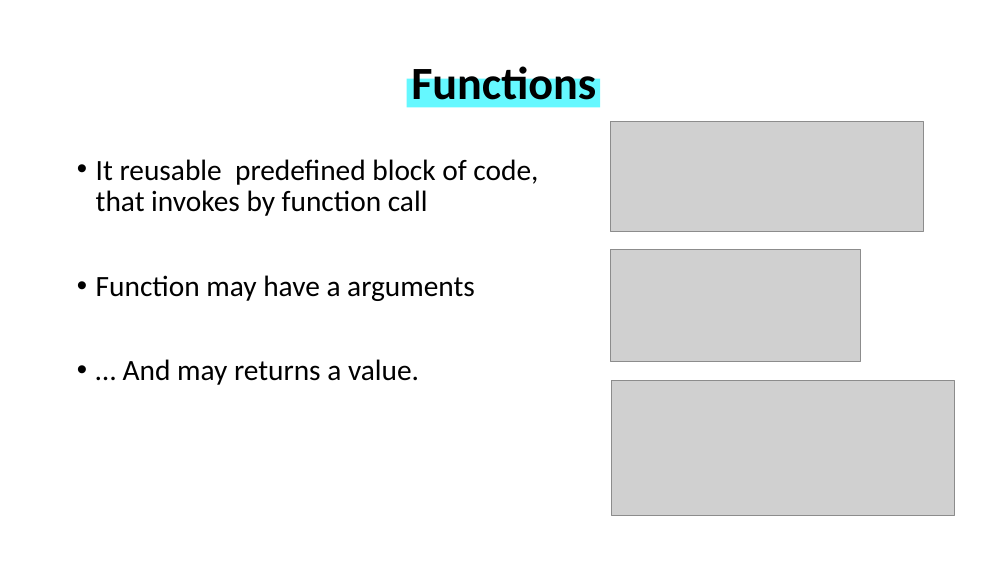
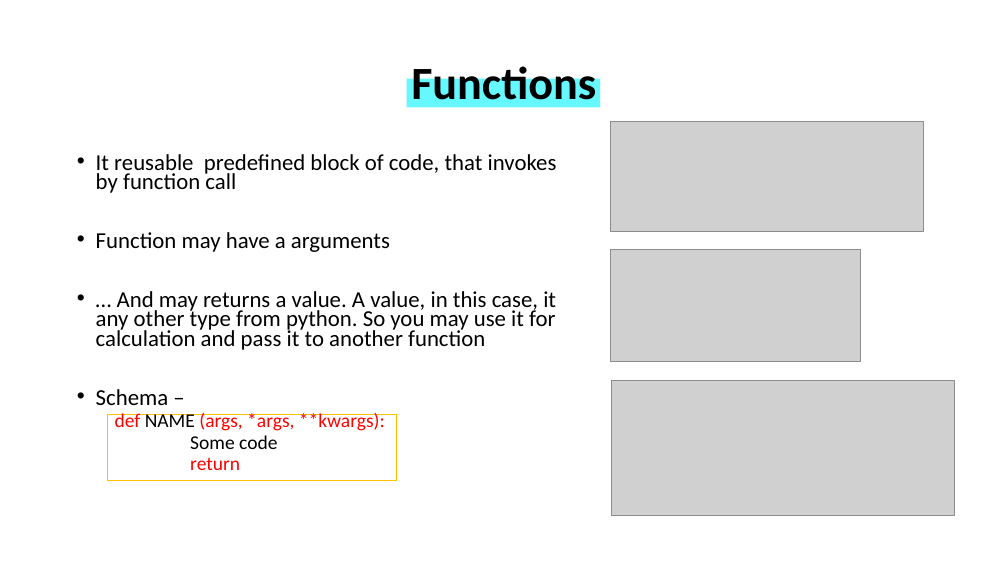
Before and after one commit to WonderLuc/brother-bootcamp, a slide deck: slide 44 of python 101/python_101.pptx. Drawn at 1008x567 pixels with LibreOffice and Linux fonts; fonts in the diff are those of the drawing; grey boxes stand for pictures; background and template pictures are left out. Boxes give left, top, right and bottom in pixels: in the first picture for what was removed or moved away, otherwise in the second. Text is boxed around its words. In the diff, an @@ line names an element or a change of style, - is before the commit and + after.

Commit message:
feat: add functions block

```diff
--- a/python 101/python_101.pptx
+++ b/python 101/python_101.pptx
@@ text at bbox=[96, 154, 557, 252]: size 28 to 21.7 pt in "It reusable predefined block of code, that ...", "Function may have a arguments"; line spacing 0.9 to 0.7 @@
@@ text at bbox=[96, 291, 556, 470]: text changed; size 28 to 21.7 pt @@
-• … And may returns a value.
+• … And may returns a value. A value, in this case, it any other type from python. So you may use it for calculation and pass it to another function
+• Schema –
+  def NAME (args, *args, **kwargs):
+  Some code
+  return
@@ rectangle added at bbox=[107, 414, 396, 481], outline #FFC000 1 pt @@
```
Also in this commit, not shown: 7 other slides changed, 4 slides added, 5 other files.
